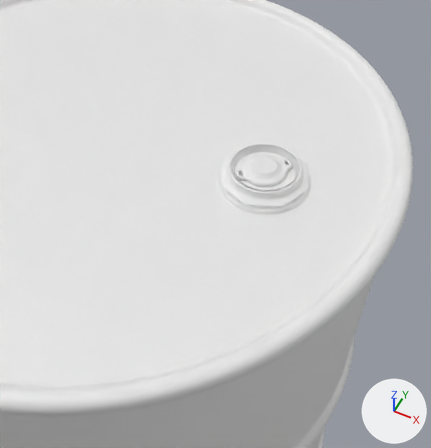
The Blender file scene_barrel.blend as it was, and as the next commit left it.
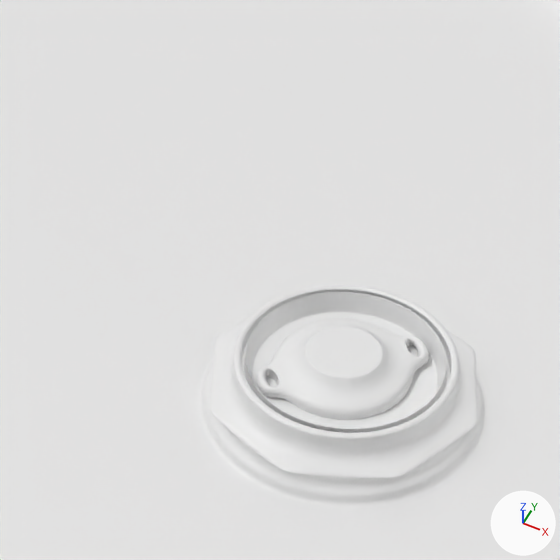
Old and new are each drawn from a camera (50 mm lens) standing at (0.307, -0.369, 0.818) and looking at (0.148, -0.051, 0.421) and again close up on the part from 35% to 78% of the width and 11% to 52% of the height. Lighting does not change. The marker at lower right points along +X, +Y and +Z.

Before the edit, the objects in view are built like this:
```python
me_circle_002 = bpy.data.meshes.new('Circle.002')
me_circle_002.from_pydata(...)  # 108 vertices, 101 faces; spans x -1.0..1.0, y -1.27..1.27, z 0.0..0.39
me_circle_002.polygons.foreach_set('use_smooth', [True] * 101)
me_cylinder = bpy.data.meshes.new('Cylinder')
me_cylinder.from_pydata(...)  # 1632 vertices, 1576 faces; spans x -0.3..0.3, y -0.3..0.3, z -0.45..0.457
ob_circle_001 = bpy.data.objects.new('Circle.001', me_circle_002)
ob_circle_001.location = (0.1703, 0.001, 0.4498)
ob_circle_001.rotation_euler = (0.0, 0.0, -0.551)  # degrees (0, 0, -32)
ob_circle_001.scale = (0.0213, 0.0213, 0.0213)
_m = ob_circle_001.modifiers.new('Subdivision', 'SUBSURF')
_m.levels = 2
ob_cylinder = bpy.data.objects.new('Cylinder', me_cylinder)
ob_cylinder.location = (0.0, 0.0, 0.0)
_m = ob_cylinder.modifiers.new('Subdivision', 'SUBSURF')
_m.levels = 2
```
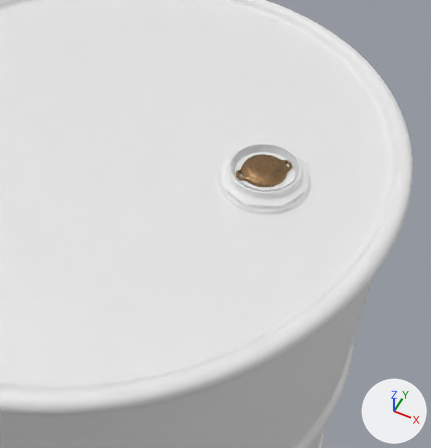
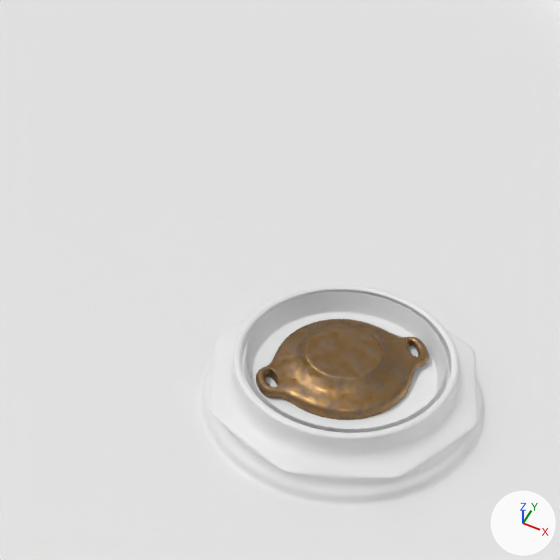
Commit message: Created material for the element

Edits to the bpy script that builds the scene:
```text
Add mat_material:
    mat_material = bpy.data.materials.new('Material')
    # nodes: BsdfPrincipled, Bump, Mix, OutputMaterial, TexCoord, TexNoise
    # colours: orange #b47f21, grey #777777
Change me_circle_002:
    where me_circle_002.from_pydata(...)  # 108 vertices, 101 faces; spans x -1.0..1.0, y -1.27..1.27, z 0.0..0.39
    add me_circle_002.materials.append(mat_material)
```

Changed parts and their boxes (x1, y1, x2, y2) in the close-ups (560 x 560 px):
'Circle.001', recoloured (white to brown): (256, 319, 429, 420) in both
